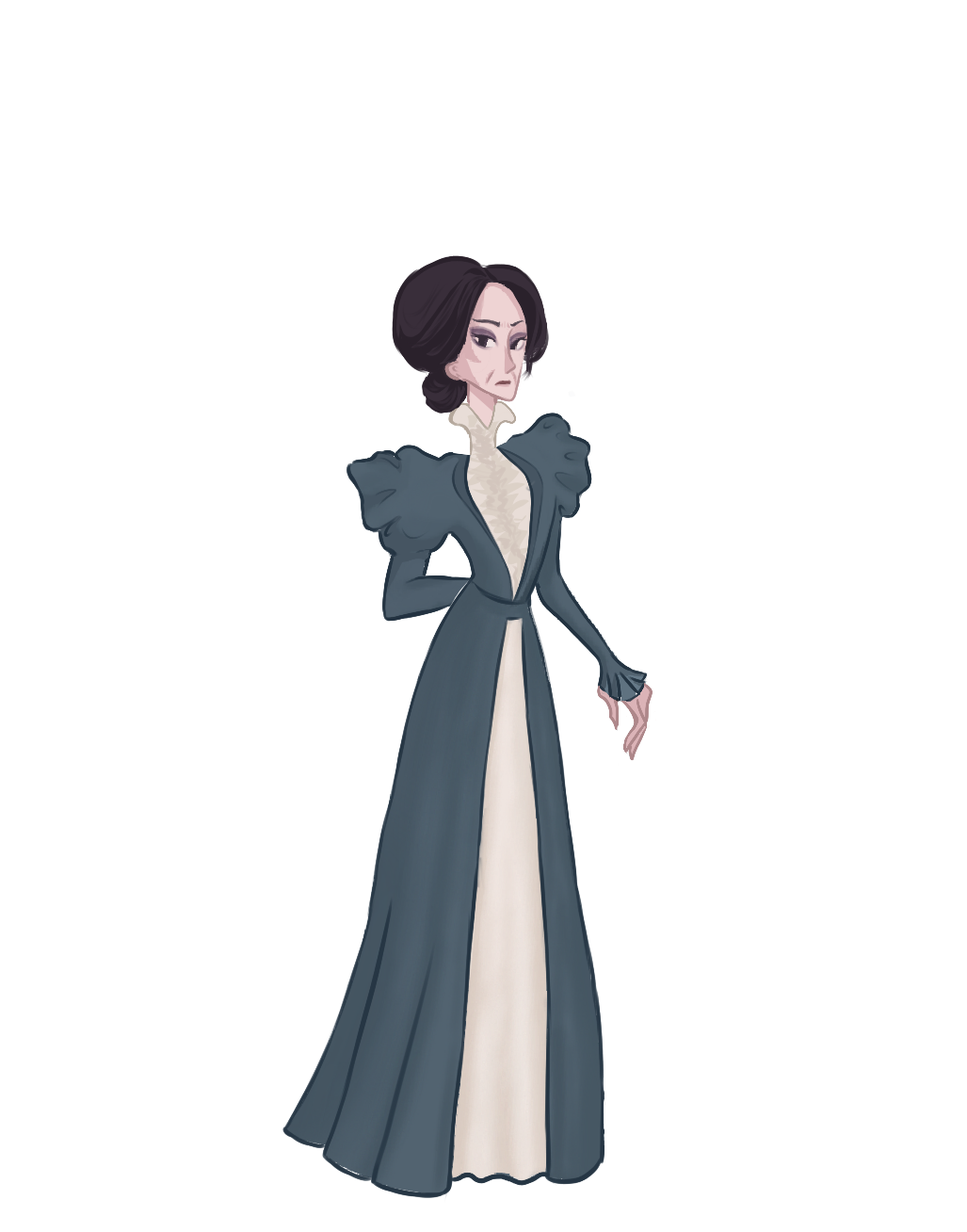
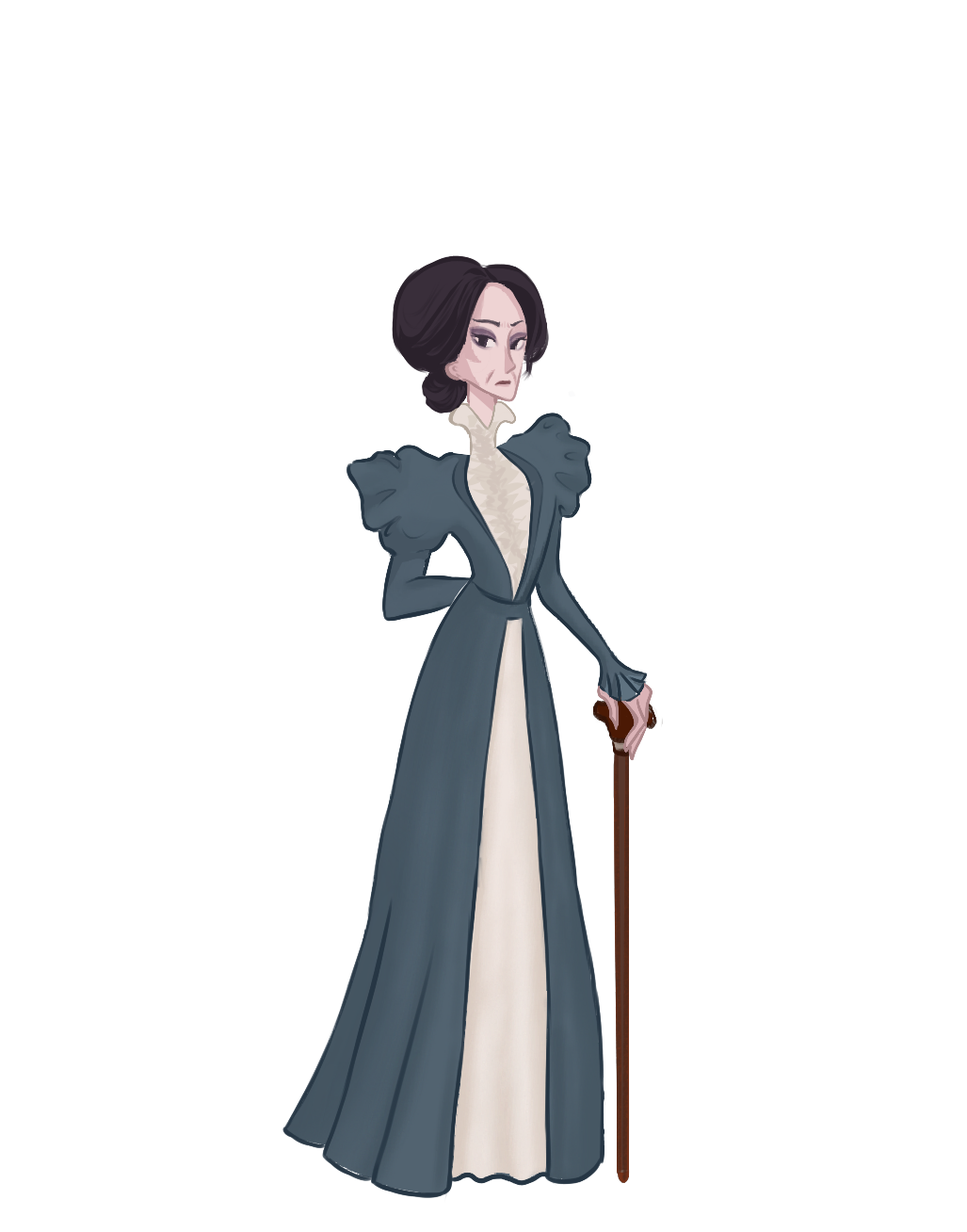
Layers edited between the first and the second 967 × 1232 image:
added layer "Layer 1" over (x1=592, y1=696, x2=663, y2=1183)
